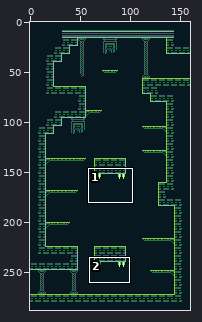
One commit to this sprite sheet: Wizard_ProjectFile/assets/backgrounds/LevelC_1-5.png. Above, an overview of the earlier version with the close-up marked.
Close-up. As it was:
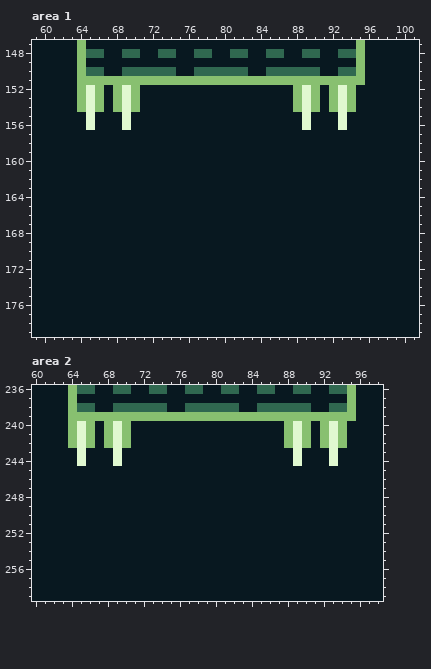
The file is 160x288 pixels. Shown: area 1: x 59..101, y 147..179; area 2: x 60..98, y 236..259.
After:
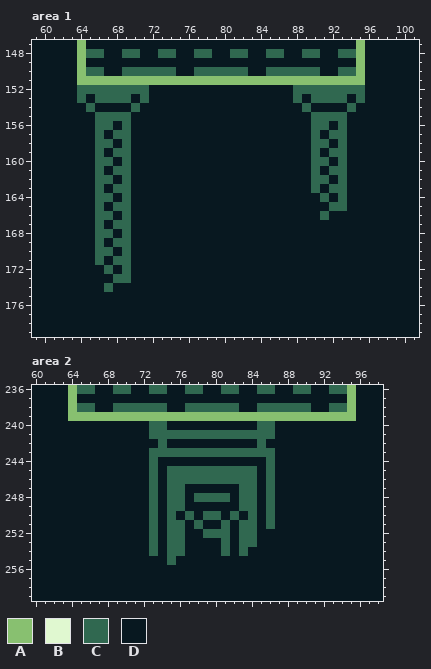
Palette (. is transparent): A #88c070  B #e0f8d0  C #306850  D #081820
Edits made:
Area 1:
y 152: x 64..71 ABADABAD -> CCCCCCCC; x 88..95 ABADABAD -> CCCCCCCC
y 153: x 64..71 ABADABAD -> CDCCCCDC; x 88..95 ABADABAD -> CDCCCCDC
y 154: x 64..66 ABA -> DCD; x 68..70 ABA -> DDC; x 88..90 ABA -> DCD; x 92..94 ABA -> DDC
y 155: x 65..69 BDDDB -> DCCCC; x 89..93 BDDDB -> DCCCC
y 156: x 65..67 BDD -> DCC; x 69 B -> C; x 89..91 BDD -> DCC; x 93 B -> C
y 157: x 66 D -> C; x 68..69 DD -> CC; x 90 D -> C; x 92..93 DD -> CC
y 158: x 66..67 DD -> CC; x 69 D -> C; x 90..91 DD -> CC; x 93 D -> C
y 159: x 66 D -> C; x 68..69 DD -> CC; x 90 D -> C; x 92..93 DD -> CC
y 160: x 66..67 DD -> CC; x 69 D -> C; x 90..91 DD -> CC; x 93 D -> C
y 161: x 66 D -> C; x 68..69 DD -> CC; x 90 D -> C; x 92..93 DD -> CC
y 162: x 66..67 DD -> CC; x 69 D -> C; x 90..91 DD -> CC; x 93 D -> C
y 163: x 66 D -> C; x 68..69 DD -> CC; x 90 D -> C; x 92..93 DD -> CC
y 164: x 66..67 DD -> CC; x 69 D -> C; x 91 D -> C; x 93 D -> C
y 165: x 66 D -> C; x 68..69 DD -> CC; x 92..93 DD -> CC
y 166: x 66..67 DD -> CC; x 69 D -> C; x 91 D -> C
y 167: x 66 D -> C; x 68..69 DD -> CC
y 168: x 66..67 DD -> CC; x 69 D -> C
y 169: x 66 D -> C; x 68..69 DD -> CC
y 170: x 66..67 DD -> CC; x 69 D -> C
y 171: x 66 D -> C; x 68..69 DD -> CC
y 172: x 67 D -> C; x 69 D -> C
y 173: x 68..69 DD -> CC
y 174: x 67 D -> C
Area 2:
y 240: x 64..66 ABA -> DDD; x 68..70 ABA -> DDD; x 73..74 DD -> CC; x 85..86 DD -> CC; x 88..90 ABA -> DDD; x 92..94 ABA -> DDD
y 241: x 64..66 ABA -> DDD; x 68..70 ABA -> DDD; x 73..86 DDDDDDDDDDDDDD -> CCCCCCCCCCCCCC; x 88..90 ABA -> DDD; x 92..94 ABA -> DDD
y 242: x 64..66 ABA -> DDD; x 68..70 ABA -> DDD; x 74 D -> C; x 85 D -> C; x 88..90 ABA -> DDD; x 92..94 ABA -> DDD
y 243: x 65 B -> D; x 69 B -> D; x 73..86 DDDDDDDDDDDDDD -> CCCCCCCCCCCCCC; x 89 B -> D; x 93 B -> D
y 244: x 65 B -> D; x 69 B -> D; x 73 D -> C; x 86 D -> C; x 89 B -> D; x 93 B -> D
y 245..246: x 73 D -> C; x 75..84 DDDDDDDDDD -> CCCCCCCCCC; x 86 D -> C
y 247: x 73 D -> C; x 75..76 DD -> CC; x 83..84 DD -> CC; x 86 D -> C
y 248: x 73 D -> C; x 75..76 DD -> CC; x 78..81 DDDD -> CCCC; x 83..84 DD -> CC; x 86 D -> C
y 249: x 73 D -> C; x 75..76 DD -> CC; x 83..84 DD -> CC; x 86 D -> C
y 250: x 73 D -> C; x 75 D -> C; x 77 D -> C; x 79..80 DD -> CC; x 82 D -> C; x 84 D -> C; x 86 D -> C
y 251: x 73 D -> C; x 75..76 DD -> CC; x 78 D -> C; x 81 D -> C; x 83..84 DD -> CC; x 86 D -> C
y 252: x 73 D -> C; x 75..76 DD -> CC; x 79..81 DDD -> CCC; x 83..84 DD -> CC
y 253: x 73 D -> C; x 75..76 DD -> CC; x 81 D -> C; x 83..84 DD -> CC
y 254: x 73 D -> C; x 75..76 DD -> CC; x 81 D -> C; x 83 D -> C
y 255: x 75 D -> C
Changed places in both close-ups, as pixel boxes (x1, y1, x2, y2):
changed: (77, 85, 149, 292)
changed: (293, 85, 365, 220)
changed: (68, 421, 347, 565)
